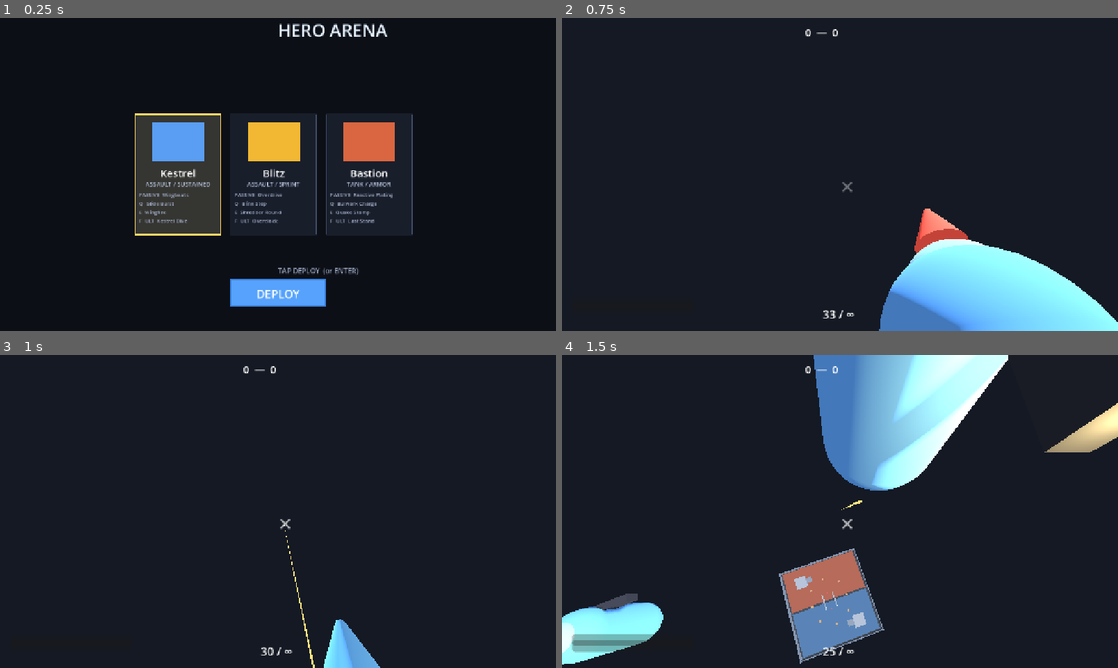
Above: before the commit, frames 1-4 (two rows, left to right).
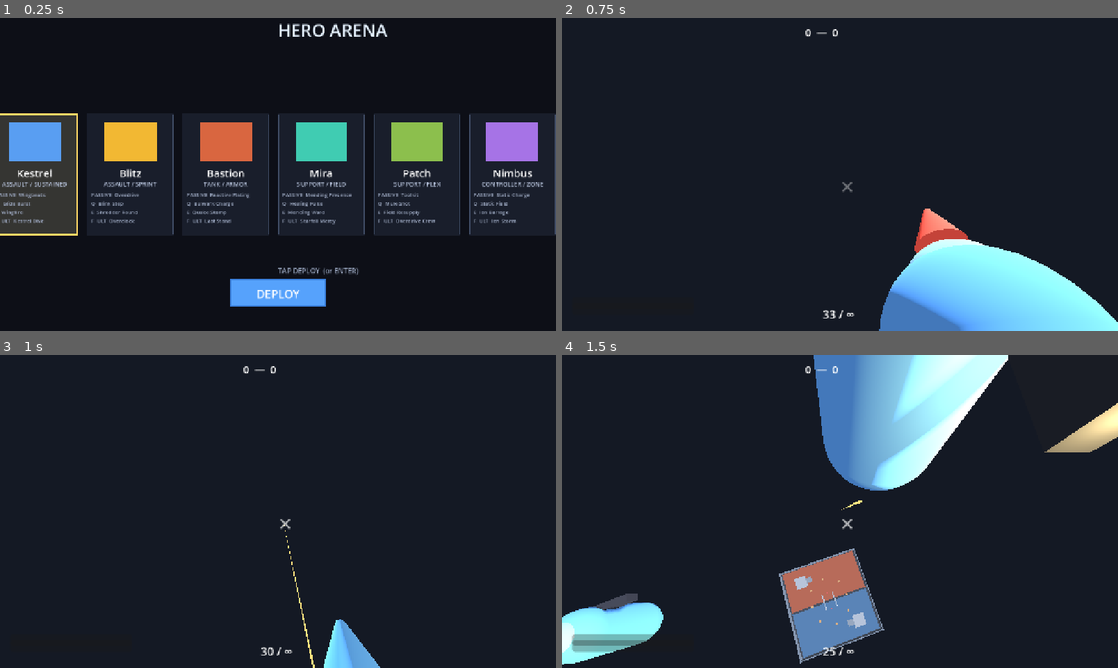
Above: after the commit, the same moments.

Repository: skyvanguard/hero-arena
Game: Godot game, scene res://main.tscn
Two runs of this game, one before a commit and one after it. Both use one fixed random seed, a clock stepped at 60 frames per second and the inputs below.
Inputs (mouse positions are in pixels of both pictures, inside the frame that each line leads up to):
- Up to frame 1 (0.25 s): no input
- Up to frame 2 (0.75 s): tap Enter at 0.5 s; move the mouse to (962, 158) at 0.52 s; press the mouse at (962, 158) at 0.53 s; hold D (move_right) from 0.53 s (still down)
- Up to frame 3 (1 s): keep holding D (move_right); tap Space (jump) at 0.77, 0.8 s
- Up to frame 4 (1.5 s): tap Space (jump) at 1.07 s; release D (move_right) at 1.25 s; release the mouse at (962, 495) at 1.25 s; drag from (728, 527) to (812, 574) at 1.27 s

The runs differ from the first frame. In frame 1, 22% of the frame differs, in the area x 0-100%, y 30-70%; in frame 2, nothing differs; in frame 3, nothing differs; in frame 4, nothing differs.

Commit message:
feat: heroes #4-6 — Mira (Support/Field) + Patch (Support/Flex) + Nimbus (Controller/Zone)
- mira.tres: Lance rifle, Mending Presence (5 HP/s to allies in 7 m),
  Healing Pulse, Mending Ward, Starfall Mercy — healing fuels her ult
- patch.tres: Sidekick SMG, Toolkit (all CDs x0.8), Mule Shot speed pill,
  Field Resupply (refill + heal), Overdrive Crew (team speed + rate)
- nimbus.tres: Ion Carbine slow bolts, Static Charge (rate in proximity),
  Static Field ground zone, Ion Barrage bolt cone, Ion Storm
- registry: all 6 heroes registered (2 Assault, 1 Tank, 2 Support,
  1 Controller per directive 6); identities in docs/GAME_DESIGN.md

Diff:
--- /dev/null
+++ b/game/content/heroes/mira.tres
@@ -0,0 +1,70 @@
+[gd_resource type="Resource" script_class="HeroData" load_steps=6 format=3]
+
+[ext_resource type="Script" path="res://content/heroes/hero_data.gd" id="1_hd"]
+[ext_resource type="Script" path="res://content/heroes/passive_data.gd" id="2_pd"]
+[ext_resource type="Script" path="res://content/heroes/ability_data.gd" id="3_ad"]
+
+[sub_resource type="Resource" script_class="PassiveData" id="Resource_presence"]
+script = ExtResource("2_pd")
+id = "mending_presence"
+display_name = "Mending Presence"
+kind = 5
+params = {
+"radius": 7.0,
+"heal_per_s": 5.0
+}
+
+[sub_resource type="Resource" script_class="AbilityData" id="Resource_pulse"]
+script = ExtResource("3_ad")
+id = "healing_pulse"
+display_name = "Healing Pulse"
+kind = 3
+cooldown = 8.0
+is_ult = false
+params = {"radius": 8.0, "amount": 35.0}
+
+[sub_resource type="Resource" script_class="AbilityData" id="Resource_ward"]
+script = ExtResource("3_ad")
+id = "mending_ward"
+display_name = "Mending Ward"
+kind = 4
+cooldown = 12.0
+is_ult = false
+params = {"duration": 5.0, "radius": 6.0, "heal_per_s": 6.0, "speed_boost": 0.15}
+
+[sub_resource type="Resource" script_class="AbilityData" id="Resource_starfall"]
+script = ExtResource("3_ad")
+id = "starfall_mercy"
+display_name = "Starfall Mercy"
+kind = 4
+cooldown = 0.0
+is_ult = true
+params = {"duration": 6.0, "radius": 8.0, "heal_per_s": 12.0, "speed_boost": 0.1}
+
+[resource]
+script = ExtResource("1_hd")
+id = "mira"
+display_name = "Mira"
+role = 2
+sub_role = 4
+color = Color(0.25, 0.8, 0.7, 1)
+max_hp = 110
+base_speed = 6.0
+jump_velocity = 5.8
+weapon = {
+"clip_size": 30,
+"damage": 9.0,
+"fire_rate": 8.0,
+"headshot_mult": 2.0,
+"max_range": 100.0,
+"reload_time": 1.9,
+"spread_deg": 0.8
+}
+passive = SubResource("Resource_presence")
+abilities = Array[Resource]([SubResource("Resource_pulse"), SubResource("Resource_ward")])
+ult = SubResource("Resource_starfall")
+ult_max = 100.0
+charge_per_damage_dealt = 0.25
+charge_per_damage_taken = 0.1
+charge_per_heal_dealt = 0.15
+charge_per_kill = 10.0
--- /dev/null
+++ b/game/content/heroes/nimbus.tres
@@ -0,0 +1,75 @@
+[gd_resource type="Resource" script_class="HeroData" load_steps=6 format=3]
+
+[ext_resource type="Script" path="res://content/heroes/hero_data.gd" id="1_hd"]
+[ext_resource type="Script" path="res://content/heroes/passive_data.gd" id="2_pd"]
+[ext_resource type="Script" path="res://content/heroes/ability_data.gd" id="3_ad"]
+
+[sub_resource type="Resource" script_class="PassiveData" id="Resource_static"]
+script = ExtResource("2_pd")
+id = "static_charge"
+display_name = "Static Charge"
+kind = 4
+params = {
+"radius": 10.0,
+"rate_mult": 1.08
+}
+
+[sub_resource type="Resource" script_class="AbilityData" id="Resource_static_field"]
+script = ExtResource("3_ad")
+id = "static_field"
+display_name = "Static Field"
+kind = 6
+cooldown = 11.0
+is_ult = false
+params = {"distance": 12.0, "radius": 3.0, "duration": 4.0, "slow_ratio": 0.3}
+
+[sub_resource type="Resource" script_class="AbilityData" id="Resource_barrage"]
+script = ExtResource("3_ad")
+id = "ion_barrage"
+display_name = "Ion Barrage"
+kind = 1
+cooldown = 9.0
+is_ult = false
+params = {"pellets": 6, "cone_deg": 40.0, "damage": 8.0, "slow_ratio": 0.3, "slow_duration": 1.0, "projectile": true, "proj_speed": 18.0}
+
+[sub_resource type="Resource" script_class="AbilityData" id="Resource_storm"]
+script = ExtResource("3_ad")
+id = "ion_storm"
+display_name = "Ion Storm"
+kind = 2
+cooldown = 0.0
+is_ult = true
+params = {"duration": 6.0, "fire_rate_mult": 1.6, "speed_mult": 1.25, "damage_mult": 1.5, "spread_mult": 0.8}
+
+[resource]
+script = ExtResource("1_hd")
+id = "nimbus"
+display_name = "Nimbus"
+role = 3
+sub_role = 5
+color = Color(0.65, 0.45, 0.9, 1)
+max_hp = 100
+base_speed = 6.0
+jump_velocity = 5.8
+weapon = {
+"mode": "projectile",
+"clip_size": 24,
+"damage": 12.0,
+"fire_rate": 4.0,
+"headshot_mult": 1.5,
+"max_range": 50.0,
+"proj_range": 50.0,
+"proj_speed": 18.0,
+"proj_slow_ratio": 0.35,
+"proj_slow_duration": 1.5,
+"reload_time": 2.0,
+"spread_deg": 0.6
+}
+passive = SubResource("Resource_static")
+abilities = Array[Resource]([SubResource("Resource_static_field"), SubResource("Resource_barrage")])
+ult = SubResource("Resource_storm")
+ult_max = 100.0
+charge_per_damage_dealt = 0.3
+charge_per_damage_taken = 0.1
+charge_per_heal_dealt = 0.0
+charge_per_kill = 12.0
--- /dev/null
+++ b/game/content/heroes/patch.tres
@@ -0,0 +1,69 @@
+[gd_resource type="Resource" script_class="HeroData" load_steps=6 format=3]
+
+[ext_resource type="Script" path="res://content/heroes/hero_data.gd" id="1_hd"]
+[ext_resource type="Script" path="res://content/heroes/passive_data.gd" id="2_pd"]
+[ext_resource type="Script" path="res://content/heroes/ability_data.gd" id="3_ad"]
+
+[sub_resource type="Resource" script_class="PassiveData" id="Resource_toolkit"]
+script = ExtResource("2_pd")
+id = "toolkit"
+display_name = "Toolkit"
+kind = 3
+params = {
+"cd_mult": 0.8
+}
+
+[sub_resource type="Resource" script_class="AbilityData" id="Resource_mule"]
+script = ExtResource("3_ad")
+id = "mule_shot"
+display_name = "Mule Shot"
+kind = 5
+cooldown = 10.0
+is_ult = false
+params = {"radius": 5.0, "duration": 2.5, "speed_boost": 0.4}
+
+[sub_resource type="Resource" script_class="AbilityData" id="Resource_resupply"]
+script = ExtResource("3_ad")
+id = "field_resupply"
+display_name = "Field Resupply"
+kind = 5
+cooldown = 11.0
+is_ult = false
+params = {"radius": 5.0, "duration": 0.2, "refill": true, "heal": 25.0}
+
+[sub_resource type="Resource" script_class="AbilityData" id="Resource_crew"]
+script = ExtResource("3_ad")
+id = "overdrive_crew"
+display_name = "Overdrive Crew"
+kind = 5
+cooldown = 0.0
+is_ult = true
+params = {"radius": 6.0, "duration": 6.0, "speed_boost": 0.3, "rate_boost": 0.3}
+
+[resource]
+script = ExtResource("1_hd")
+id = "patch"
+display_name = "Patch"
+role = 2
+sub_role = 3
+color = Color(0.55, 0.75, 0.3, 1)
+max_hp = 105
+base_speed = 6.2
+jump_velocity = 5.8
+weapon = {
+"clip_size": 30,
+"damage": 7.0,
+"fire_rate": 10.0,
+"headshot_mult": 2.0,
+"max_range": 80.0,
+"reload_time": 1.7,
+"spread_deg": 1.0
+}
+passive = SubResource("Resource_toolkit")
+abilities = Array[Resource]([SubResource("Resource_mule"), SubResource("Resource_resupply")])
+ult = SubResource("Resource_crew")
+ult_max = 100.0
+charge_per_damage_dealt = 0.28
+charge_per_damage_taken = 0.1
+charge_per_heal_dealt = 0.0
+charge_per_kill = 12.0
--- a/game/content/heroes/registry.gd
+++ b/game/content/heroes/registry.gd
@@ -7,6 +7,9 @@
 	preload("res://content/heroes/kestrel.tres"),
 	preload("res://content/heroes/blitz.tres"),
 	preload("res://content/heroes/bastion.tres"),
+	preload("res://content/heroes/mira.tres"),
+	preload("res://content/heroes/patch.tres"),
+	preload("res://content/heroes/nimbus.tres"),
 ]
 
 static func count() -> int:
